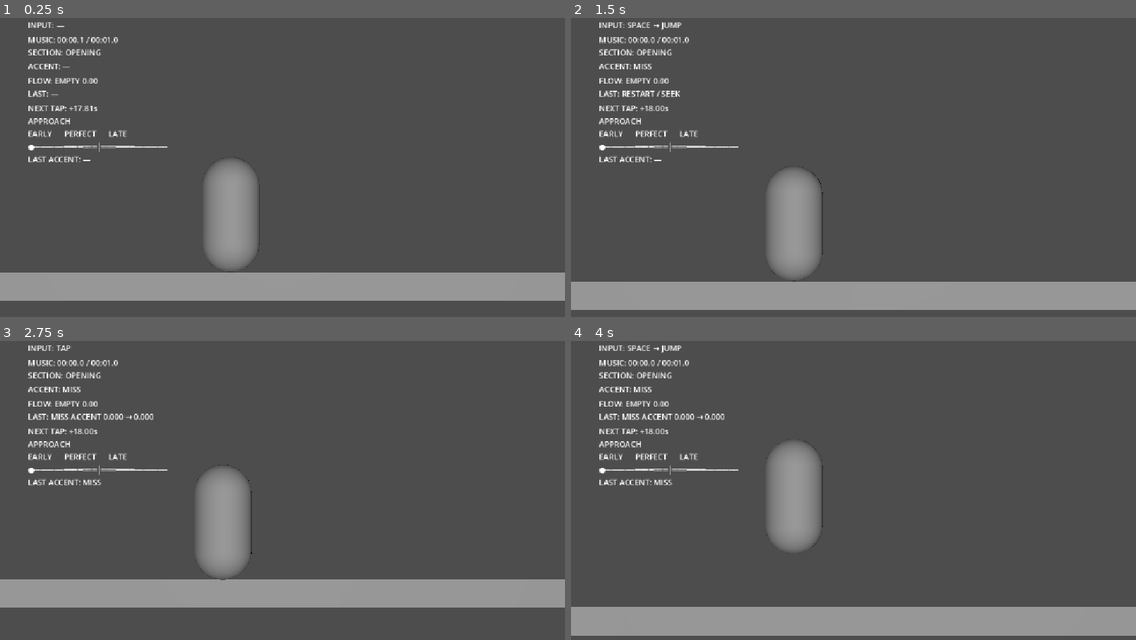
Above: before the commit, frames 1-4 (two rows, left to right).
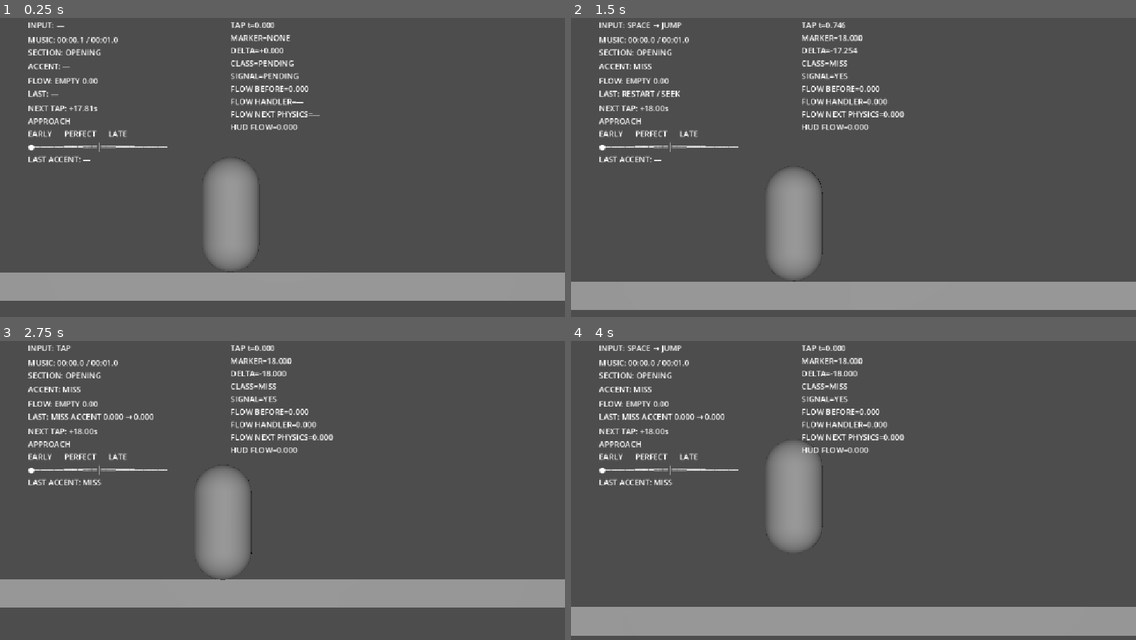
Above: after the commit, the same moments.

Repository: cemtheman/pasderun
Game: Godot game, scene res://scenes/gameplay/generated/graceful_opening_00_30_runtime.tscn
The game is run twice, just before and just after one commit, with the same random seed, the same clock (stepped at 60 frames per second) and the same inputs. This scene is started directly instead of the project's main scene. Sound files missing from this copy of the repository are replaced by a short silence.
Inputs (mouse positions are in pixels of both pictures, inside the frame that each line leads up to):
- Up to frame 1 (0.25 s): no input
- Up to frame 2 (1.5 s): tap T at 0.5, 1.25 s; move the mouse to (977, 143) at 0.52 s; click (977, 143) at 0.67 s; tap Space (jump) at 0.77 s; drag from (740, 173) to (825, 221) at 1.27 s
- Up to frame 3 (2.75 s): tap T at 2 s; move the mouse to (339, 412) at 2.02 s; click (339, 412) at 2.17 s
- Up to frame 4 (4 s): tap T at 2.75, 3.5 s; drag from (825, 544) to (684, 433) at 2.77 s; move the mouse to (1023, 529) at 3.52 s; click (1023, 529) at 3.67 s; tap Space (jump) at 3.77 s

The runs differ from the first frame. In frame 1, 1.3% of the frame differs, in the area x 40-57%, y 1-38%; in frame 2, 1.3%; in frame 3, 1.3%, in the area x 40-59%, y 1-38%; in frame 4, 1.3%.

Commit message:
test: expose MISS runtime flow trace

Diff:
--- /dev/null
+++ b/scenes/gameplay/accent_runtime_trace.gd
@@ -0,0 +1,140 @@
+extends Node
+
+@export var musicality: Node
+@export var flow_tracker: Node
+@export var flow_debug_label: Label
+@export var trace_label: Label
+
+var _trace_serial := 0
+var _tap_time := 0.0
+var _marker_time := -1.0
+var _tap_delta := 0.0
+var _classification := &"PENDING"
+var _signal_status := "PENDING"
+var _flow_before := 0.0
+var _flow_handler := 0.0
+var _flow_next_physics := 0.0
+var _hud_flow := 0.0
+var _handler_captured := false
+var _next_physics_captured := false
+var _awaiting_next_physics := false
+var _handler_physics_frame := -1
+
+
+func _ready() -> void:
+	process_physics_priority = 100
+	if musicality == null or flow_tracker == null or flow_debug_label == null or trace_label == null:
+		push_error("AccentRuntimeTrace requires Musicality, FlowTracker, FlowDebug, and TraceLabel references.")
+		set_physics_process(false)
+		return
+	if not musicality.has_signal(&"accent_evaluation_started") \
+	or not musicality.has_signal(&"accent_evaluated") \
+	or not flow_tracker.has_signal(&"flow_changed"):
+		push_error("AccentRuntimeTrace requires the existing Musicality and FlowTracker diagnostic signals.")
+		set_physics_process(false)
+		return
+	musicality.connect(&"accent_evaluation_started", Callable(self, "_on_accent_evaluation_started"))
+	musicality.connect(&"accent_evaluated", Callable(self, "_on_accent_evaluated"))
+	flow_tracker.connect(&"flow_changed", Callable(self, "_on_flow_changed"))
+	_update_trace()
+
+
+func _physics_process(_delta: float) -> void:
+	if not _awaiting_next_physics:
+		return
+	if Engine.get_physics_frames() <= _handler_physics_frame:
+		return
+	_flow_next_physics = _current_flow()
+	_hud_flow = _read_hud_flow()
+	_next_physics_captured = true
+	_awaiting_next_physics = false
+	_update_trace()
+	print("ACCENT RUNTIME TRACE\n", trace_label.text)
+
+
+func _on_accent_evaluation_started(playback_time: float, marker_time: float, delta: float) -> void:
+	_trace_serial += 1
+	_tap_time = playback_time
+	_marker_time = marker_time
+	_tap_delta = delta
+	_classification = &"PENDING"
+	_signal_status = "PENDING"
+	_flow_before = _current_flow()
+	_flow_handler = _flow_before
+	_flow_next_physics = _flow_before
+	_hud_flow = _read_hud_flow()
+	_handler_captured = false
+	_next_physics_captured = false
+	_awaiting_next_physics = false
+	_update_trace()
+	call_deferred("_confirm_signal_presence", _trace_serial)
+
+
+func _on_flow_changed(value: float, _delta: float, reason: String) -> void:
+	if _signal_status != "PENDING" or not reason.contains("ACCENT"):
+		return
+	_flow_handler = value
+	_hud_flow = _read_hud_flow()
+	_handler_captured = true
+
+
+func _on_accent_evaluated(classification: StringName, _delta: float, _marker_time_value: float) -> void:
+	_classification = classification
+	_signal_status = "YES"
+	if not _handler_captured:
+		_flow_handler = _current_flow()
+		_hud_flow = _read_hud_flow()
+		_handler_captured = true
+	_handler_physics_frame = Engine.get_physics_frames()
+	_awaiting_next_physics = true
+	_update_trace()
+
+
+func _confirm_signal_presence(serial: int) -> void:
+	if serial != _trace_serial or _signal_status != "PENDING":
+		return
+	_signal_status = "NO"
+	_flow_handler = _current_flow()
+	_hud_flow = _read_hud_flow()
+	_handler_captured = true
+	_update_trace()
+	print("ACCENT RUNTIME TRACE\n", trace_label.text)
+
+
+func _current_flow() -> float:
+	return float(flow_tracker.get("flow_value"))
+
+
+func _read_hud_flow() -> float:
+	var first_line := flow_debug_label.text.get_slice("\n", 0)
+	var fields := first_line.split(" ", false)
+	if fields.size() < 3:
+		return _current_flow()
+	return float(fields[2])
+
+
+func _update_trace() -> void:
+	var marker_text := "NONE" if _marker_time < 0.0 else "%.3f" % _marker_time
+	var handler_text := "—" if not _handler_captured else "%.3f" % _flow_handler
+	var next_text := "—" if not _next_physics_captured else "%.3f" % _flow_next_physics
+	trace_label.text = (
+		"TAP t=%.3f\n"
+		+ "MARKER=%s\n"
+		+ "DELTA=%+.3f\n"
+		+ "CLASS=%s\n"
+		+ "SIGNAL=%s\n"
+		+ "FLOW BEFORE=%.3f\n"
+		+ "FLOW HANDLER=%s\n"
+		+ "FLOW NEXT PHYSICS=%s\n"
+		+ "HUD FLOW=%.3f"
+	) % [
+		_tap_time,
+		marker_text,
+		_tap_delta,
+		_classification,
+		_signal_status,
+		_flow_before,
+		handler_text,
+		next_text,
+		_hud_flow,
+	]
--- a/scenes/gameplay/generated/graceful_opening_00_30_runtime.tscn
+++ b/scenes/gameplay/generated/graceful_opening_00_30_runtime.tscn
@@ -10,6 +10,7 @@
 [ext_resource type="Script" path="res://scenes/gameplay/generated/fork_debug_visualization.gd" id="8_debug"]
 [ext_resource type="Script" path="res://scenes/gameplay/flow_tracker.gd" id="9_flow"]
 [ext_resource type="Script" path="res://scenes/gameplay/tap_timing_debug.gd" id="10_tap_debug"]
+[ext_resource type="Script" path="res://scenes/gameplay/accent_runtime_trace.gd" id="11_trace"]
 
 [sub_resource type="CapsuleMesh" id="CapsuleMesh_runtime"]
 
@@ -77,6 +78,13 @@
 music_timeline = NodePath("../Music/MusicTimeline")
 debug_label = NodePath("../DebugHUD/TapTimingDebug")
 
+[node name="AccentRuntimeTrace" type="Node" parent="." node_paths=PackedStringArray("musicality", "flow_tracker", "flow_debug_label", "trace_label")]
+script = ExtResource("11_trace")
+musicality = NodePath("../Music/Musicality")
+flow_tracker = NodePath("../FlowTracker")
+flow_debug_label = NodePath("../DebugHUD/FlowDebug")
+trace_label = NodePath("../DebugHUD/AccentRuntimeTrace")
+
 [node name="Dancer" type="CharacterBody3D" parent="." node_paths=PackedStringArray("input_debug_label")]
 position = Vector3(0, 1.5, 0)
 script = ExtResource("3_dancer")
@@ -124,3 +132,10 @@
 offset_right = 440.0
 offset_bottom = 305.0
 text = "NEXT TAP: —\nAPPROACH\nEARLY      PERFECT      LATE\n──────────────●──────────────\nLAST ACCENT: —"
+
+[node name="AccentRuntimeTrace" type="Label" parent="DebugHUD"]
+offset_left = 470.0
+offset_top = 40.0
+offset_right = 820.0
+offset_bottom = 250.0
+text = "TAP t=0.000\nMARKER=NONE\nDELTA=+0.000\nCLASS=PENDING\nSIGNAL=PENDING\nFLOW BEFORE=0.000\nFLOW HANDLER=—\nFLOW NEXT PHYSICS=—\nHUD FLOW=0.000"
--- a/scenes/gameplay/musicality.gd
+++ b/scenes/gameplay/musicality.gd
@@ -1,5 +1,6 @@
 extends Node
 
+signal accent_evaluation_started(playback_time: float, marker_time: float, delta: float)
 signal accent_evaluated(classification: StringName, delta: float, marker_time: float)
 
 const ACCENT_MARKERS: Array[float] = [18.0, 22.0, 26.0]
@@ -46,11 +47,13 @@
 	var playback_time := _playback_time()
 	var accent_index := _nearest_available_accent(playback_time)
 	if accent_index < 0:
+		accent_evaluation_started.emit(playback_time, -1.0, 0.0)
 		_show_feedback("MISS")
 		accent_evaluated.emit(&"MISS", 0.0, -1.0)
 		return
 
 	var delta := playback_time - ACCENT_MARKERS[accent_index]
+	accent_evaluation_started.emit(playback_time, ACCENT_MARKERS[accent_index], delta)
 	var absolute_delta := absf(delta)
 	if absolute_delta > EARLY_LATE_WINDOW:
 		_show_feedback("MISS")
Not shown: 1 places in scenes/gameplay/generated/graceful_opening_00_30_runtime.tscn that only renumber resources
Not shown, added: tools/music_analyzer/test_accent_runtime_trace.py
